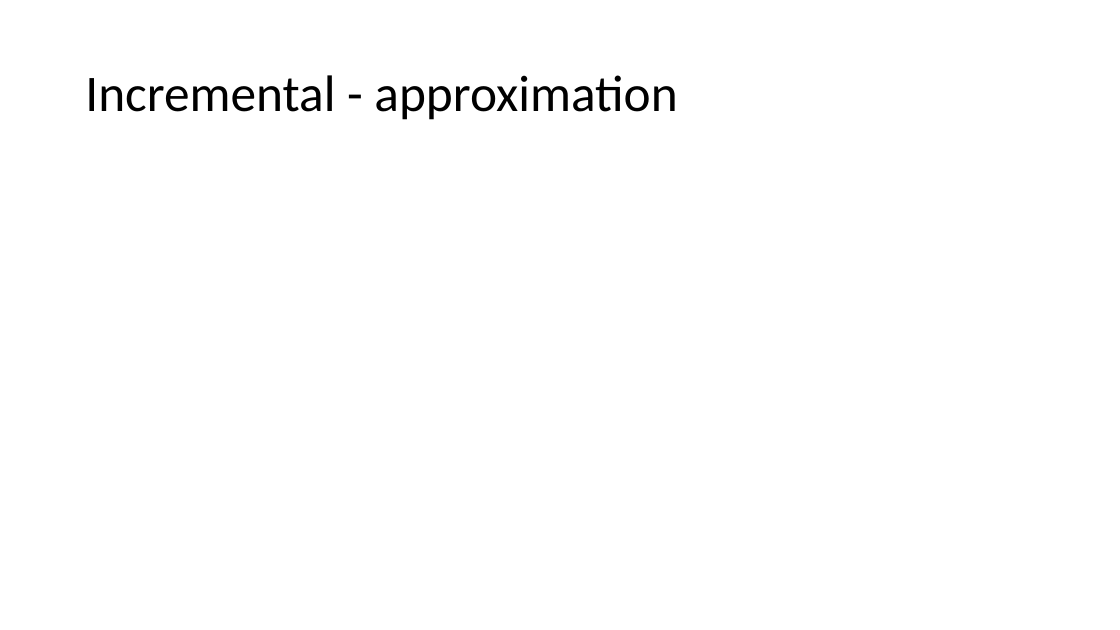
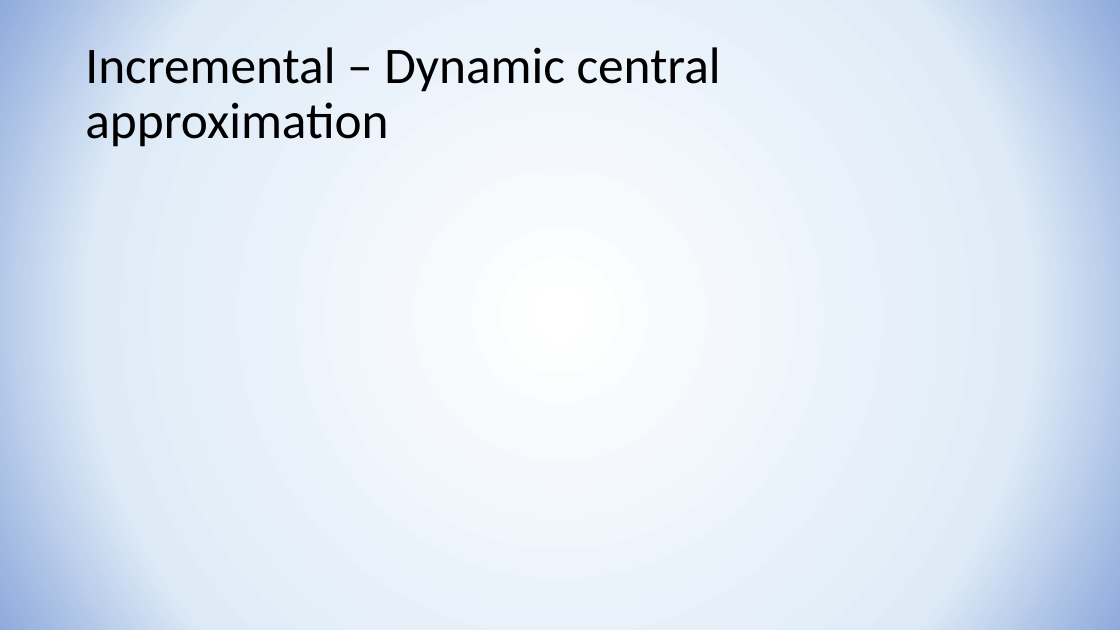
Before and after one commit to YuvalAlf/Triangles-Counting, a slide deck: slide 3 of Triangle Counting Results.pptx (slide 4 before the commit). Drawn at 1120x630 pixels with LibreOffice and Linux fonts; fonts in the diff are those of the drawing; grey boxes stand for pictures. Boxes give left, top, right and bottom in pixels: in the first picture for what was removed or moved away, otherwise in the second. Text is boxed around its words. In the diff, an @@ line names an element or a change of style, - is before the commit and + after.

```diff
--- a/Triangle Counting Results.pptx
+++ b/Triangle Counting Results.pptx
@@ background #FFFFFF to gradient #FFFFFF to #DEEBF7 to #8FAADC @@
@@ title at (x1=85, y1=47, x2=721, y2=147): text changed @@
-Incremental - approximation
+Incremental – Dynamic central approximation
```
Also in this commit, not shown: 4 other slides changed, 2 slides added, 2 slides removed, 10 other files.
